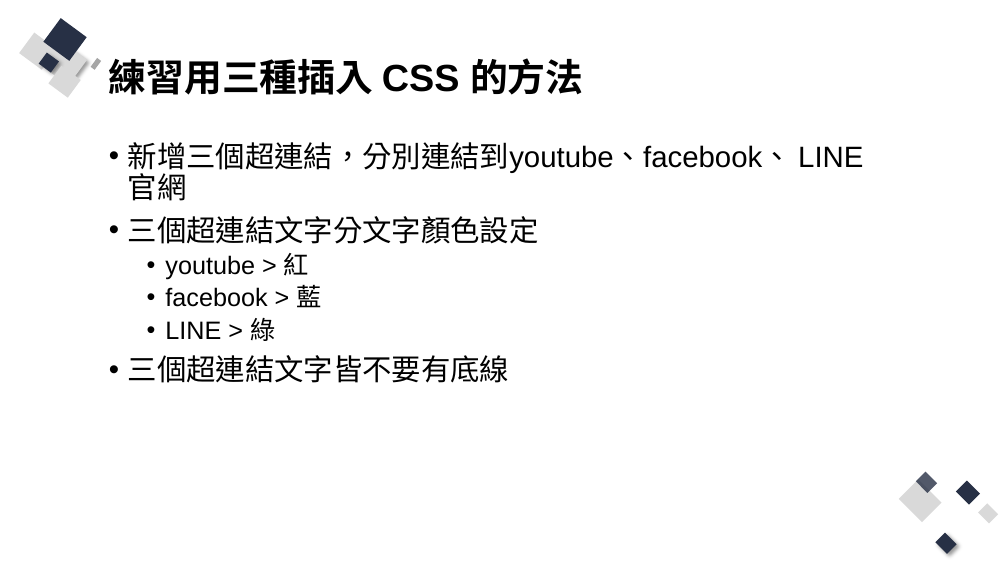
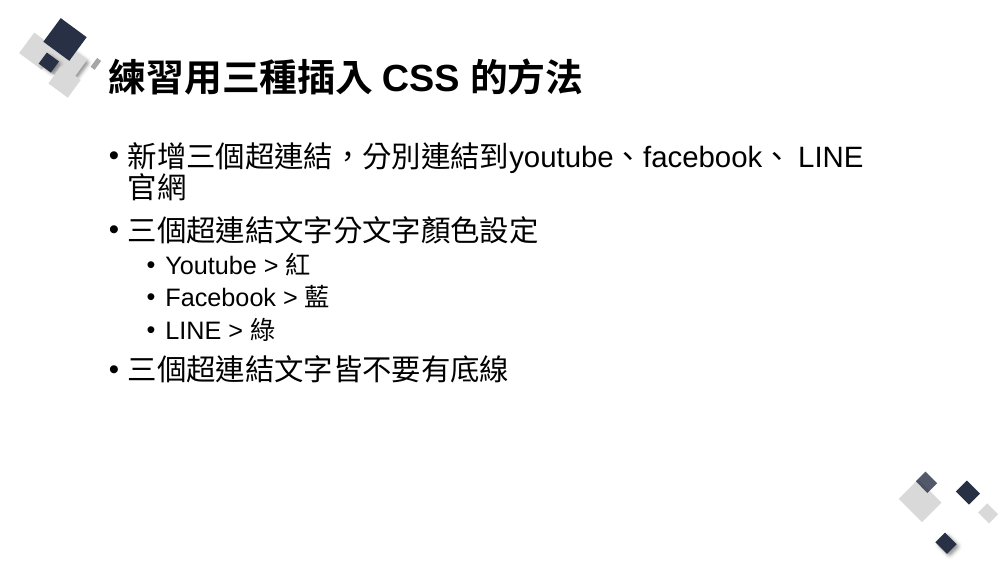
Before and after one commit to Q81JIAXIONG/-, a slide deck: slide 17 of 投影片/1.網頁基礎.pptx. Drawn at 1008x567 pixels with LibreOffice and Linux fonts; fonts in the diff are those of the drawing. Boxes give left, top, right and bottom in pixels: in the first picture for what was removed or moved away, otherwise in the second. Text is boxed around its words. In the diff, an @@ line names an element or a change of style, - is before the commit and + after.

```diff
--- a/投影片/1.網頁基礎.pptx
+++ b/投影片/1.網頁基礎.pptx
@@ text at bbox=[165, 253, 330, 308]: text changed @@
-  • youtube > 紅
-  • facebook > 藍
+  • Youtube > 紅
+  • Facebook > 藍
```
Also in this commit, not shown: 3 other slides changed, 5 slides added, 11 other files.
